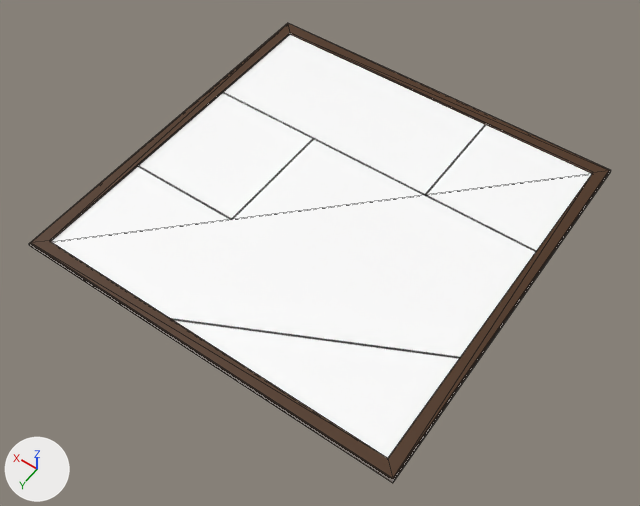
A saved change to the glTF model models/frame1sideView.glb.
Rendered twice from a 50 mm camera at (-1.59, 2.31, 3.23) aimed at (-0.06, 0.17, -0.13). Every picture has the same lights, and +X, +Y and +Z are marked at lower left. Mesh edges are drawn as thin lines. Objects named as collision shapes, trigger or cutter boxes, shadow casters or lower levels of detail are left out.

The older version as bpy lines, for what is in view:
```python
mat_material = principled_material('Material')
mat_material.base_color = (0.0738, 0.0285, 0.00708)  # brown #4d2f14
me_plane = bpy.data.meshes.new('Plane')
me_plane.from_pydata(...)  # 36 vertices, 68 faces; spans x -1.0..1.0, y -1.0..1.0, z 0.0..0.02
# faces by material slot: [66, 2]
me_plane.materials.append(mat_material)  # brown #4d2f14
me_plane.materials.append(mat_material_001)  # picture img_frente
ob_plane = bpy.data.objects.new('Plane', me_plane)
ob_plane.location = (0.0, 0.0, 0.0)
```
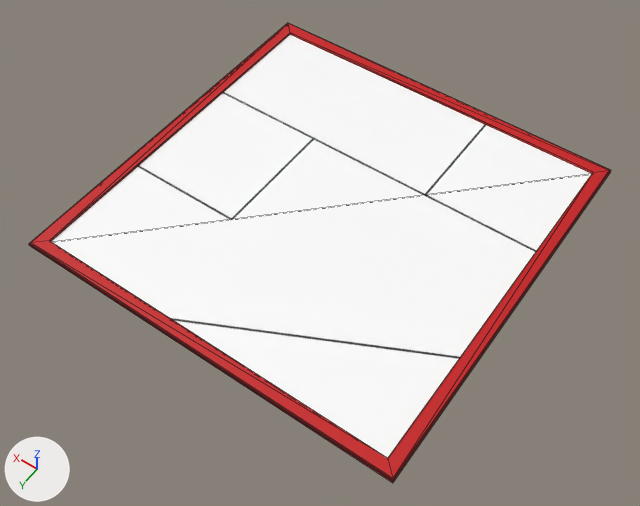
Pixel boxes (x1, y1, x2, y2) of what changed, in the pictures (640 x 506 px):
'Plane', recoloured (brown to red)
    both: (29, 23, 611, 483)

The change in detail:
Material 'Material' (mat_material) changes colour from brown #4d2f14 to red #c80e12; in linear values from (0.0738, 0.0285, 0.00708) to (0.577, 0.00423, 0.00601).
